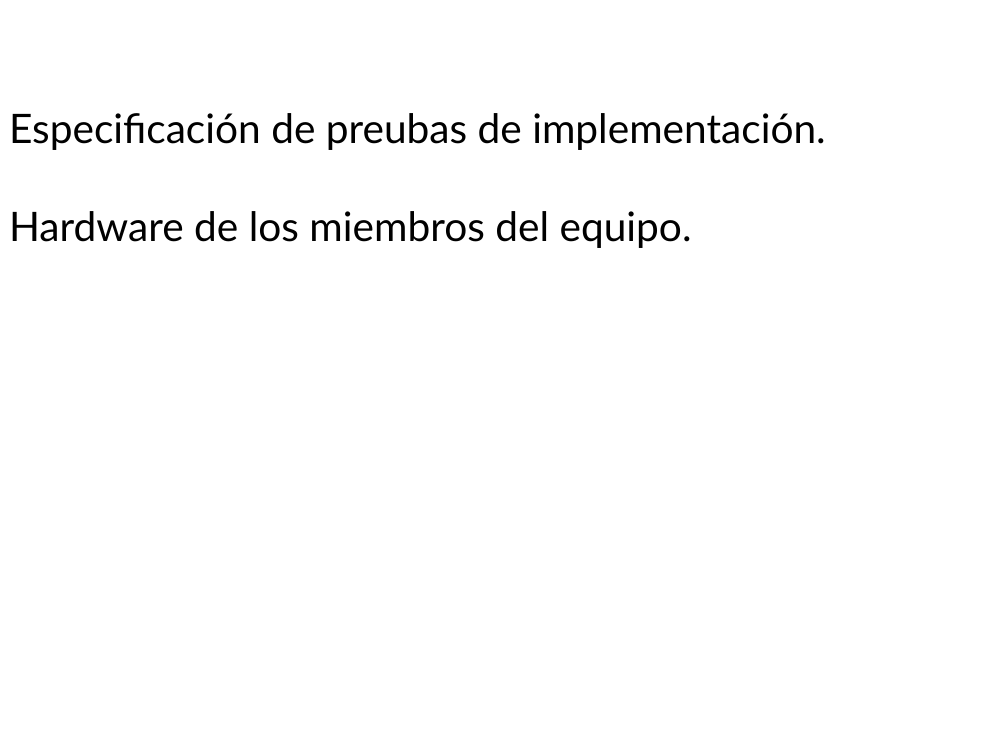
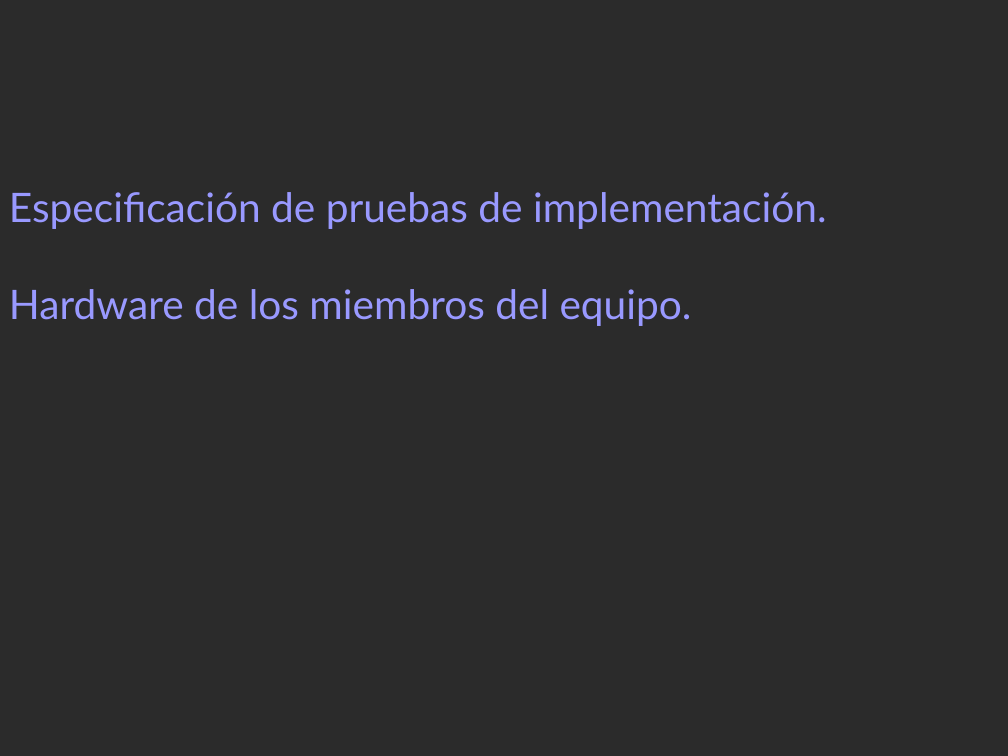
Before and after one commit to danoco78/touchteam, a slide deck: slide 4 of 1_iteracion/Planificación/InformacionPresentacion/[nabil] Presentación.odp. Drawn at 1008x756 pixels with LibreOffice and Linux fonts; fonts in the diff are those of the drawing; background and template pictures are left out; a plain dark background stands for a picture behind light text. Boxes give left, top, right and bottom in pixels: in the first picture for what was removed or moved away, otherwise in the second. Text is boxed around its words. In the diff, an @@ line names an element or a change of style, - is before the commit and + after.

```diff
--- a/1_iteracion/Planificación/InformacionPresentacion/[nabil] Presentación.odp
+++ b/1_iteracion/Planificación/InformacionPresentacion/[nabil] Presentación.odp
@@ text "Especificación de pruebas de implementación.": place and size @@
-text "Especificación de pruebas de implementación." at [9, 113, 826, 248]
+text "Especificación de pruebas de implementación." at [9, 192, 827, 326]
@@ text at [9, 192, 827, 229]: text changed; text colour #000000 to #9999FF @@
-Especificación de preubas de implementación.
+Especificación de pruebas de implementación.
@@ text at [9, 289, 692, 326]: text colour #000000 to #9999FF in "Hardware de los miembros del equipo." @@
```
Also in this commit, not shown: 2 other slides changed, 1 slide added, 1 slide removed.
